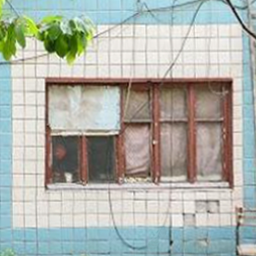
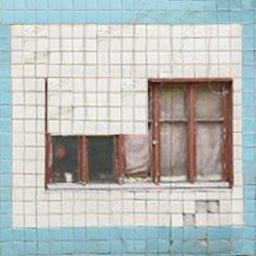
The second w=256, h=256 image is a revision of the first. Changes to its layers:
hid "Слой 1", painted on it over left=0, top=0, right=256, bottom=256
added layer "Слой 2" above "Слой 1 копия" over left=47, top=77, right=148, bottom=135
added layer "Слой 1 копия" over left=0, top=0, right=256, bottom=256
